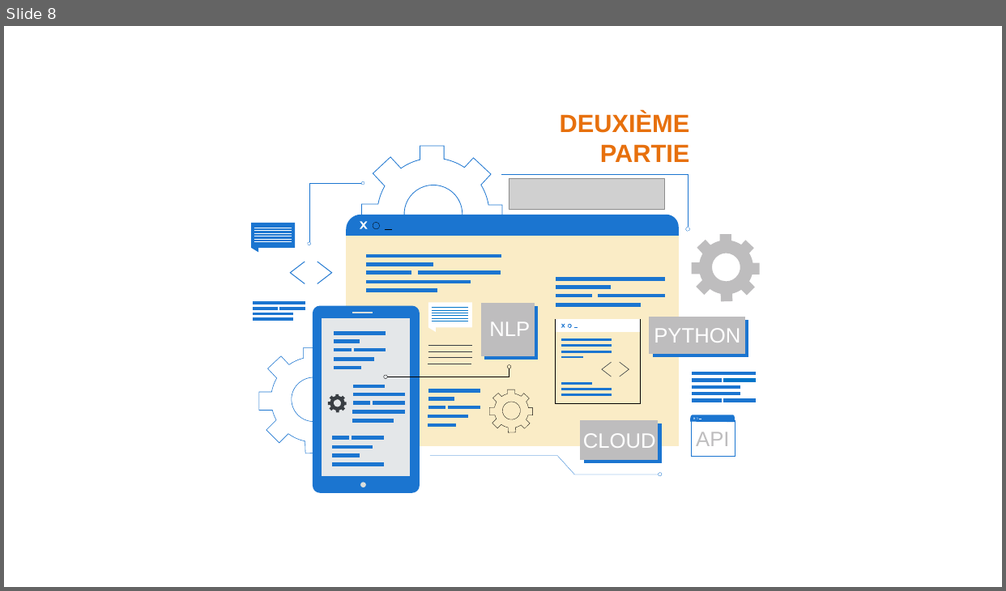
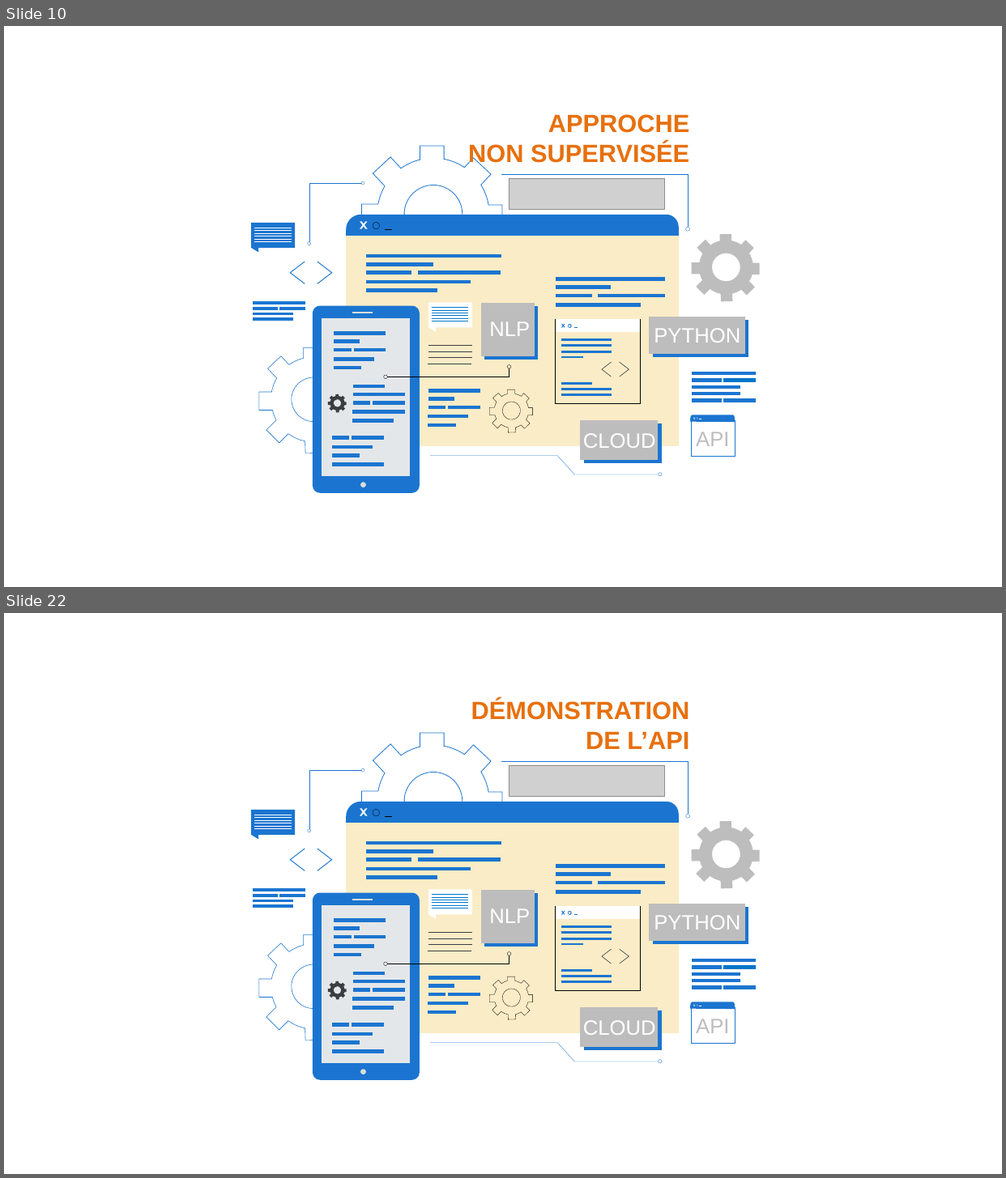
Before and after one commit to BiGHeaDMaX/Suggestion-automatique-de-mots-cles, a slide deck: 07 - Présentation.pptx. Shown one above the other, each under a label of ours: slide 8 before the commit, slides 10 and 22 after it; the slides between them are not shown. The pictures are 1006x591 and 1006x1178 pixels, drawn with LibreOffice and Linux fonts; fonts in the diff are those of the drawing; grey boxes stand for pictures. Boxes give left, top, right and bottom in pixels: in the first picture for what was removed or moved away, otherwise in the second. Text is boxed around its words. In the diff, an @@ line names an element or a change of style, - is before the commit and + after.

Commit message:
Parties 1 à 4

```diff
--- a/07 - Présentation.pptx
+++ b/07 - Présentation.pptx
@@ slide 22 added at [4,613,1002,1174], background #FFFFFF @@
@@ text added at [471,700,690,749], 24 pt, text #E7700D, bold @@
+DÉMONSTRATION
+DE L’API
@@ group added at [251,733,760,1080]: 117 freeform shapes, 4 texts, 1 picture @@
+NLP
+PYTHON
+CLOUD
+API
@@ what was slide 8 is now slide 10 @@
@@ slide 10 changed as well @@
@@ text at [468,114,689,167]: text changed @@
-DEUXIÈME
-PARTIE
+APPROCHE
+NON SUPERVISÉE
```
Also in this commit, not shown: 6 other slides changed, 16 other slides added, 1 slide removed.
